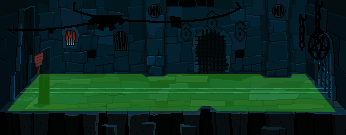
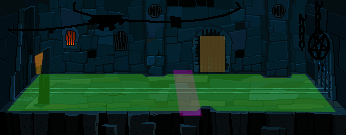
Two versions of the same layered image (346x135). Layer-by-layer changes:
added group "Triggers" with 1 layers in group "Areas" over bbox(173, 70, 202, 116)
added layer "Polygon 1" (30%) in group "Triggers" over bbox(173, 70, 202, 116)
showed group "Hotspots" (2 layers) over bbox(35, 36, 225, 74)
removed group "Numbers.png" (3 layers) from group "Props" over bbox(180, 10, 246, 43)
removed layer "Layer 9 copy 2" from group "Numbers.png" over bbox(234, 21, 246, 43)
removed layer "Layer 9 copy" from group "Numbers.png" over bbox(206, 10, 218, 32)
removed layer "Layer 9" from group "Numbers.png" over bbox(180, 22, 192, 43)
